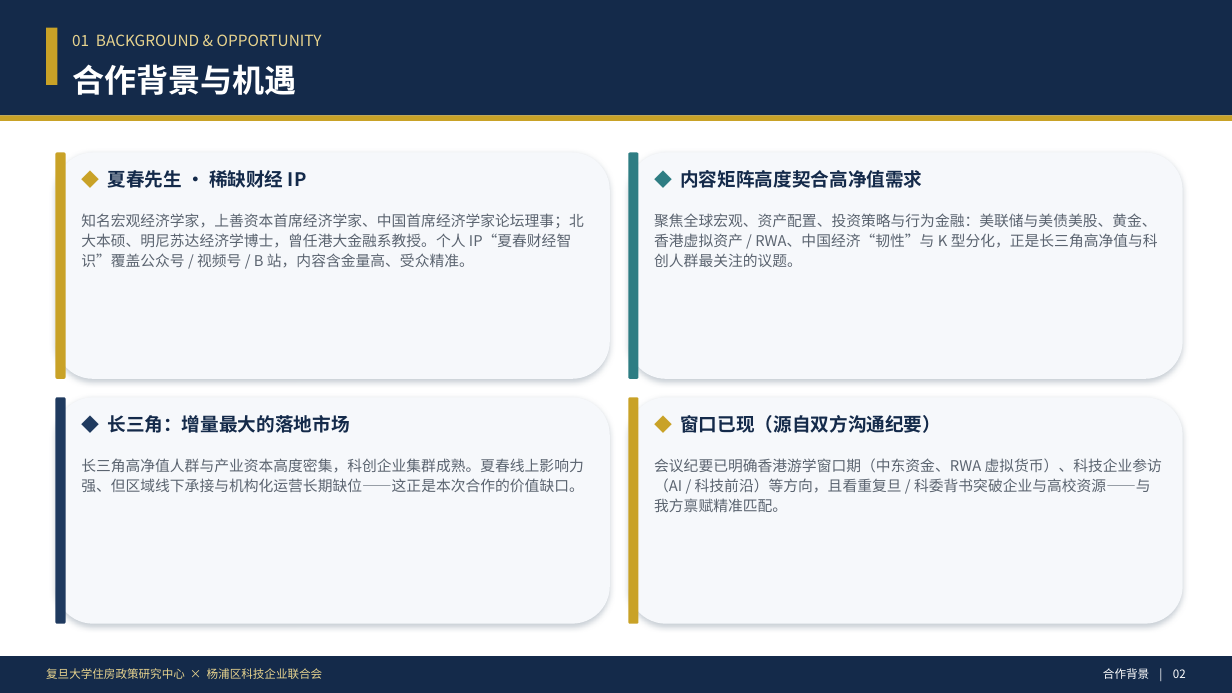
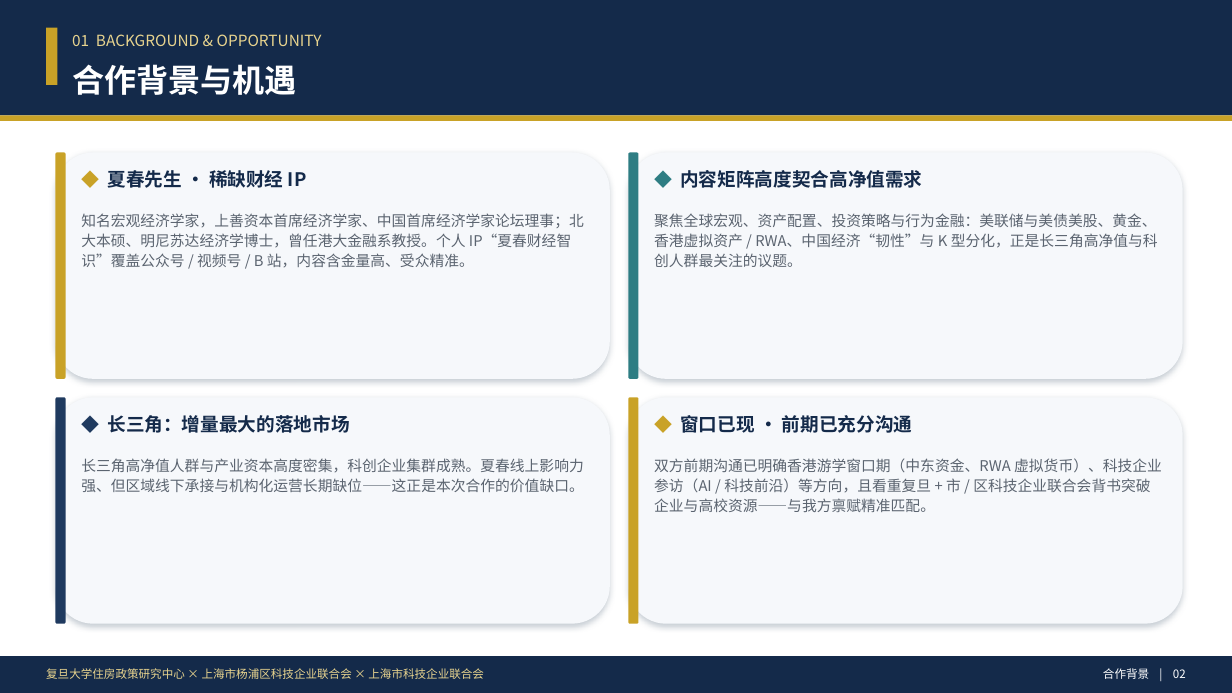
Before and after one commit to hujigang2010-maker/AIDEN, a slide deck: slide 3 of deliverables/夏春长三角战略合作建议方案.pptx. Drawn at 1232x693 pixels with LibreOffice and Linux fonts; fonts in the diff are those of the drawing. Boxes give left, top, right and bottom in pixels: in the first picture for what was removed or moved away, otherwise in the second. Text is boxed around its words. In the diff, an @@ line names an element or a change of style, - is before the commit and + after.

```diff
--- a/deliverables/夏春长三角战略合作建议方案.pptx
+++ b/deliverables/夏春长三角战略合作建议方案.pptx
@@ text at [680, 415, 912, 433]: text changed @@
-◆ 窗口已现（源自双方沟通纪要）
+◆ 窗口已现 · 前期已充分沟通
@@ text at [654, 458, 1162, 512]: text changed @@
-会议纪要已明确香港游学窗口期（中东资金、RWA 虚拟货币）、科技企业参访（AI / 科技前沿）等方向，且看重复旦 / 科委背书突破企业与高校资源——与我方禀赋精准匹配。
+双方前期沟通已明确香港游学窗口期（中东资金、RWA 虚拟货币）、科技企业参访（AI / 科技前沿）等方向，且看重复旦 + 市 / 区科技企业联合会背书突破企业与高校资源——与我方禀赋精准匹配。
@@ text at [46, 668, 484, 679]: text changed @@
-复旦大学住房政策研究中心 × 杨浦区科技企业联合会
+复旦大学住房政策研究中心 × 上海市杨浦区科技企业联合会 × 上海市科技企业联合会
```
Also in this commit, not shown: 12 other slides changed, 3 other files.
